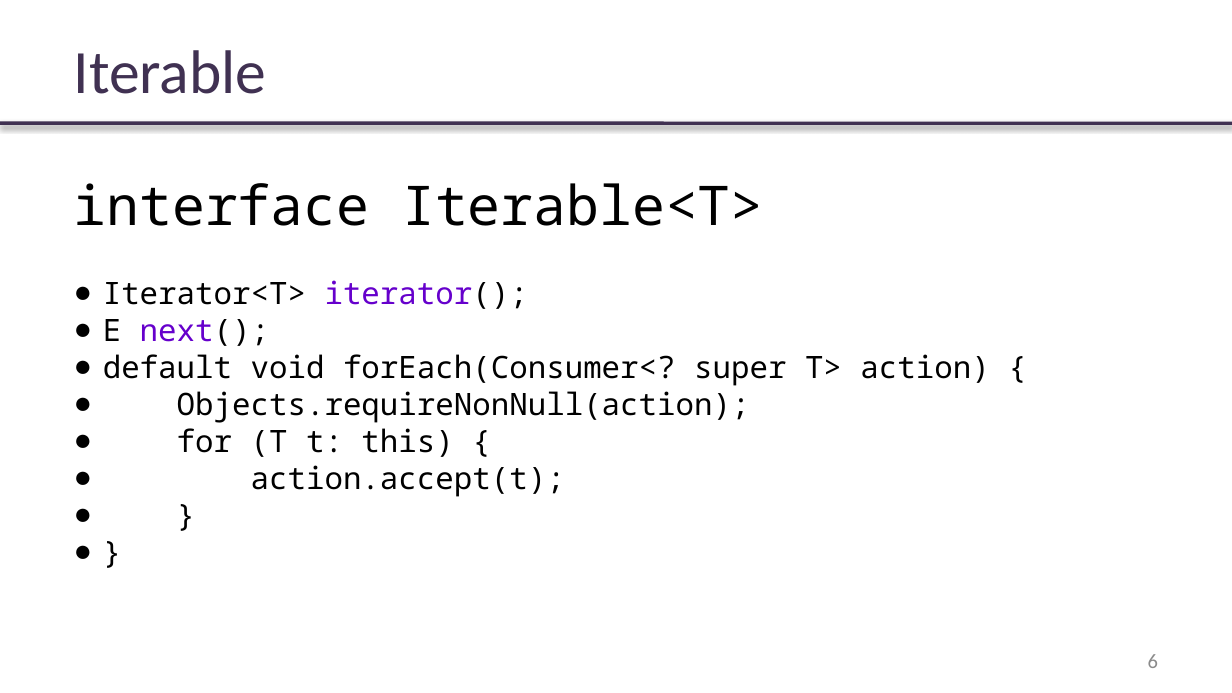
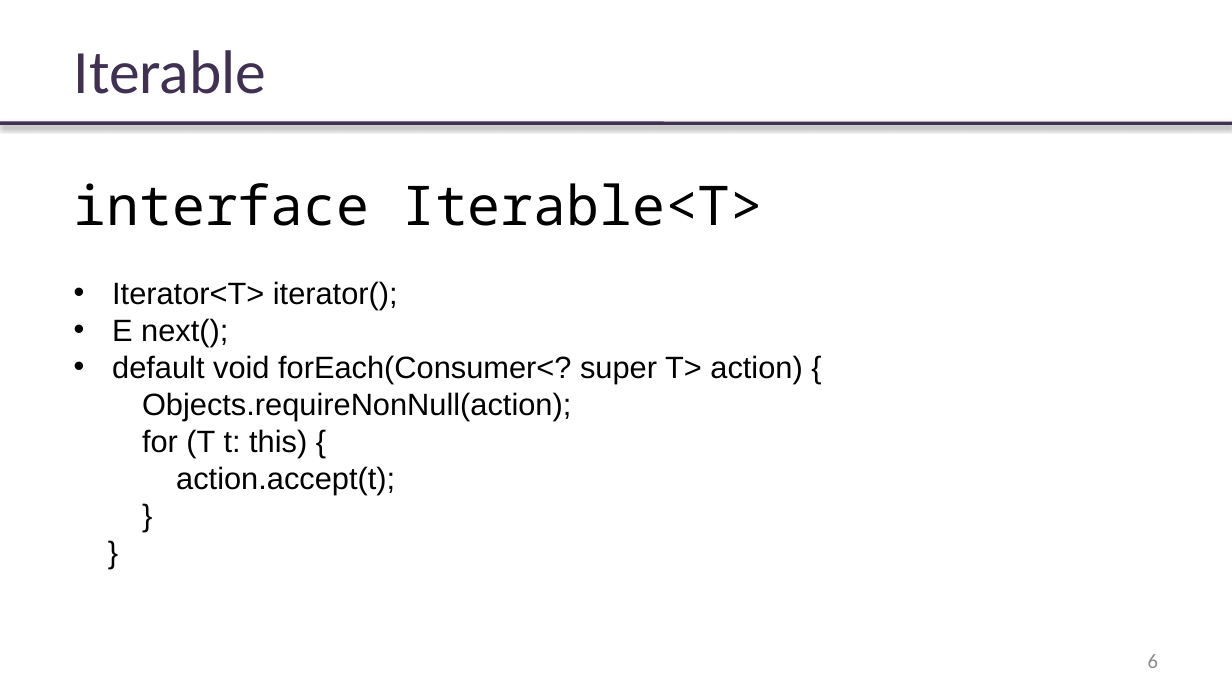
Before and after one commit to rybalkinsd/atom, a slide deck: slide 6 of lecture3/presentation/lecture03.pptx. Drawn at 1232x693 pixels with LibreOffice and Linux fonts; fonts in the diff are those of the drawing; background and template pictures are left out. Boxes give left, top, right and bottom in pixels: in the first picture for what was removed or moved away, otherwise in the second. Text is boxed around its words. In the diff, an @@ line names an element or a change of style, - is before the commit and + after.

```diff
--- a/lecture3/presentation/lecture03.pptx
+++ b/lecture3/presentation/lecture03.pptx
@@ text at <box>112,281,802,495</box>: font Noto Sans Mono to Arial in "Iterator<T> iterator();", "E next();", "default void forEach(Consumer<? super T> action) {", "Objects.requireNonNull(action);" and 4 more places; text colour #6600CC to #000000 in "iterator();", "next();"; bullet ● to •; bullet ● to none @@
```
Also in this commit, not shown: 10 other slides changed, 26 slides added, 4 slides removed.
